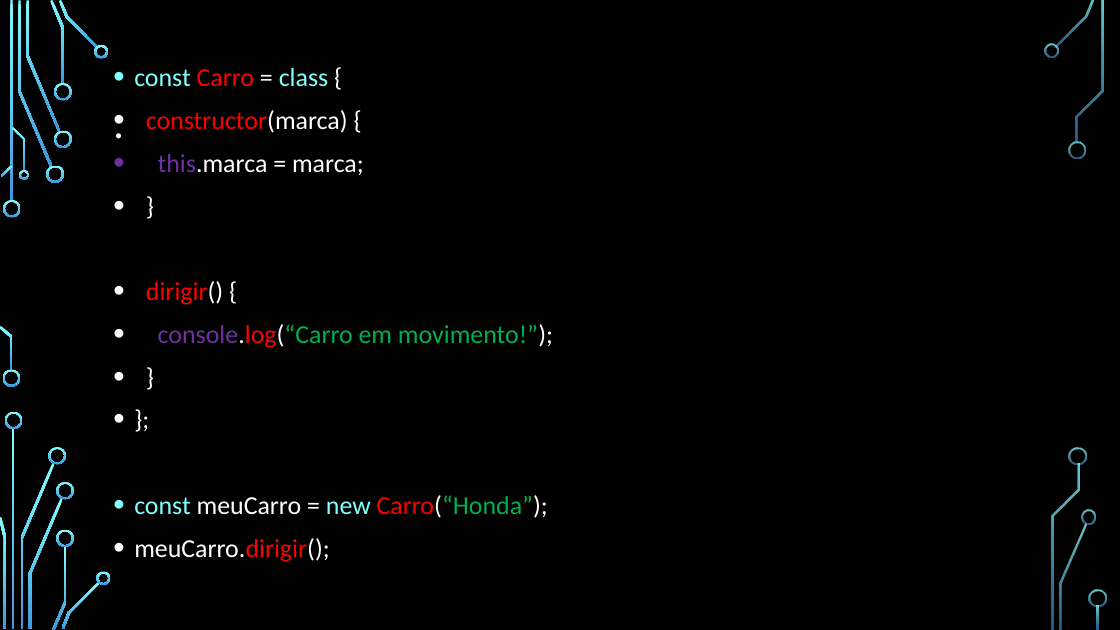
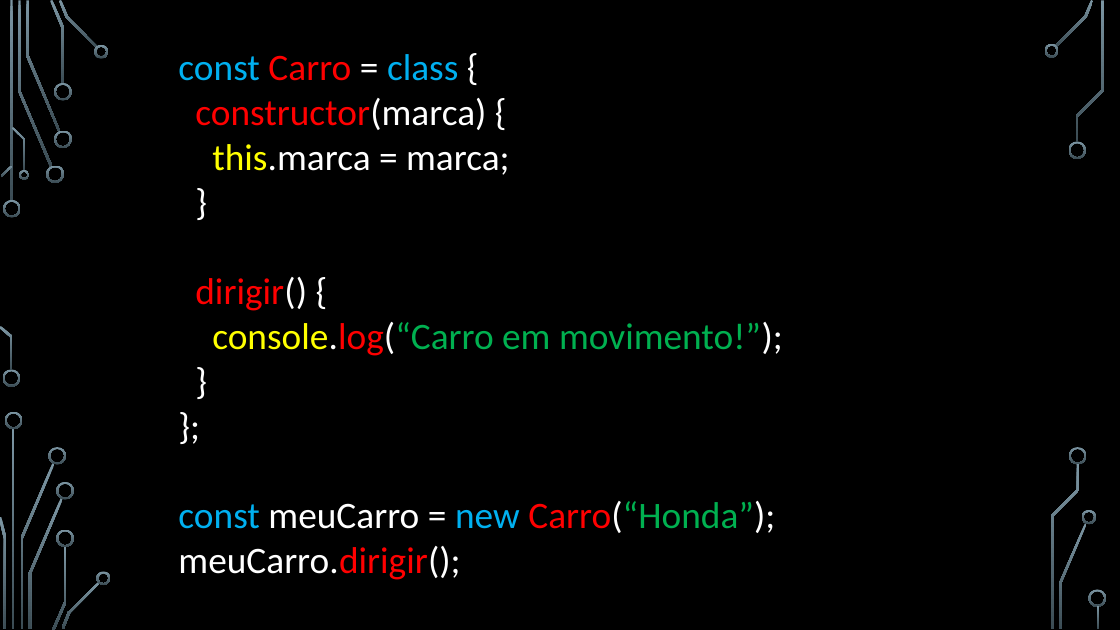
Before and after one commit to JMarques12/Senai2023, a slide deck: slide 5 of FPOO/aula 18/Programação Orientada a Objetos POO.pptx (slide 6 before the commit). Drawn at 1120x630 pixels with LibreOffice and Linux fonts; fonts in the diff are those of the drawing; background and template pictures are left out. Boxes give left, top, right and bottom in pixels: in the first picture for what was removed or moved away, otherwise in the second. Text is boxed around its words. In the diff, an @@ line names an element or a change of style, - is before the commit and + after.

```diff
--- a/FPOO/aula 18/Programação Orientada a Objetos POO.pptx
+++ b/FPOO/aula 18/Programação Orientada a Objetos POO.pptx
@@ fill gradient #82FFFF to #3D97DE to gradient #7C96A3 to #3B4C54 in 36 elements at (3,200,21,218), (3,370,20,387), (18,1,52,167), (46,166,64,183), (26,1,60,132), (50,0,65,84), (54,130,71,148), (54,83,71,101), (59,0,97,49), (94,45,109,58), (1,166,13,177), (0,326,13,371), (12,127,25,171), (18,170,29,180), (13,429,15,629), (20,463,54,628), (5,412,23,429), (0,517,6,628), (49,447,66,465), (29,498,63,629), (52,546,66,630), (56,482,74,500), (56,529,74,547), (61,581,100,629), (97,571,111,585), (1055,0,1094,47), (1044,44,1059,58), (1069,141,1086,159), (1060,523,1087,629), (1082,510,1096,524), (1076,1,1104,143), (1070,447,1087,465), (1051,464,1080,629), (1089,590,1107,607), (1097,606,1100,629), (10,1,13,202) @@
@@ title removed at (105,57,1015,193) @@
-.
@@ text "const Carro = class {": place and size @@
-text "const Carro = class {" at (134,68,553,562)
+text "const Carro = class {" at (178,54,783,580)
@@ text "const Carro = class {" at (178,54,783,580): size 22.2 to 32 pt; text colour #82FFFF to #00B0F0 in "const class", "const new"; text colour #7030A0 to #FFFF00 in "this.marca", "console.log(“Carro"; bullet • to none; less space between paragraphs @@
```
Also in this commit, not shown: 6 other slides changed, 1 slide removed.
